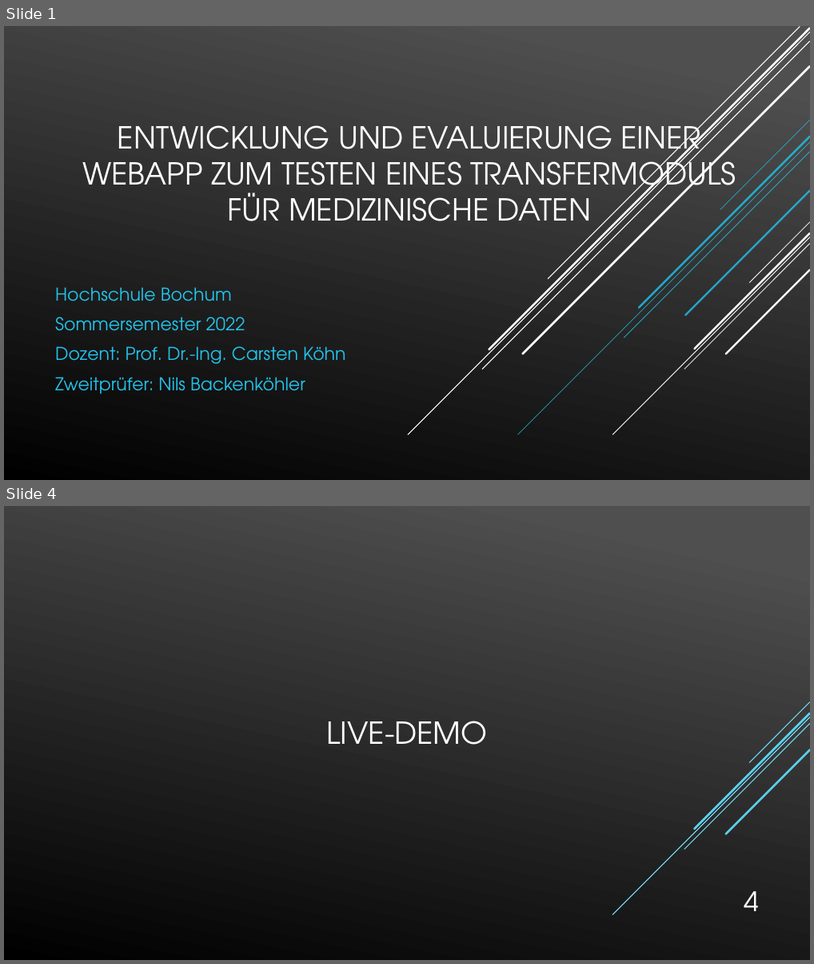
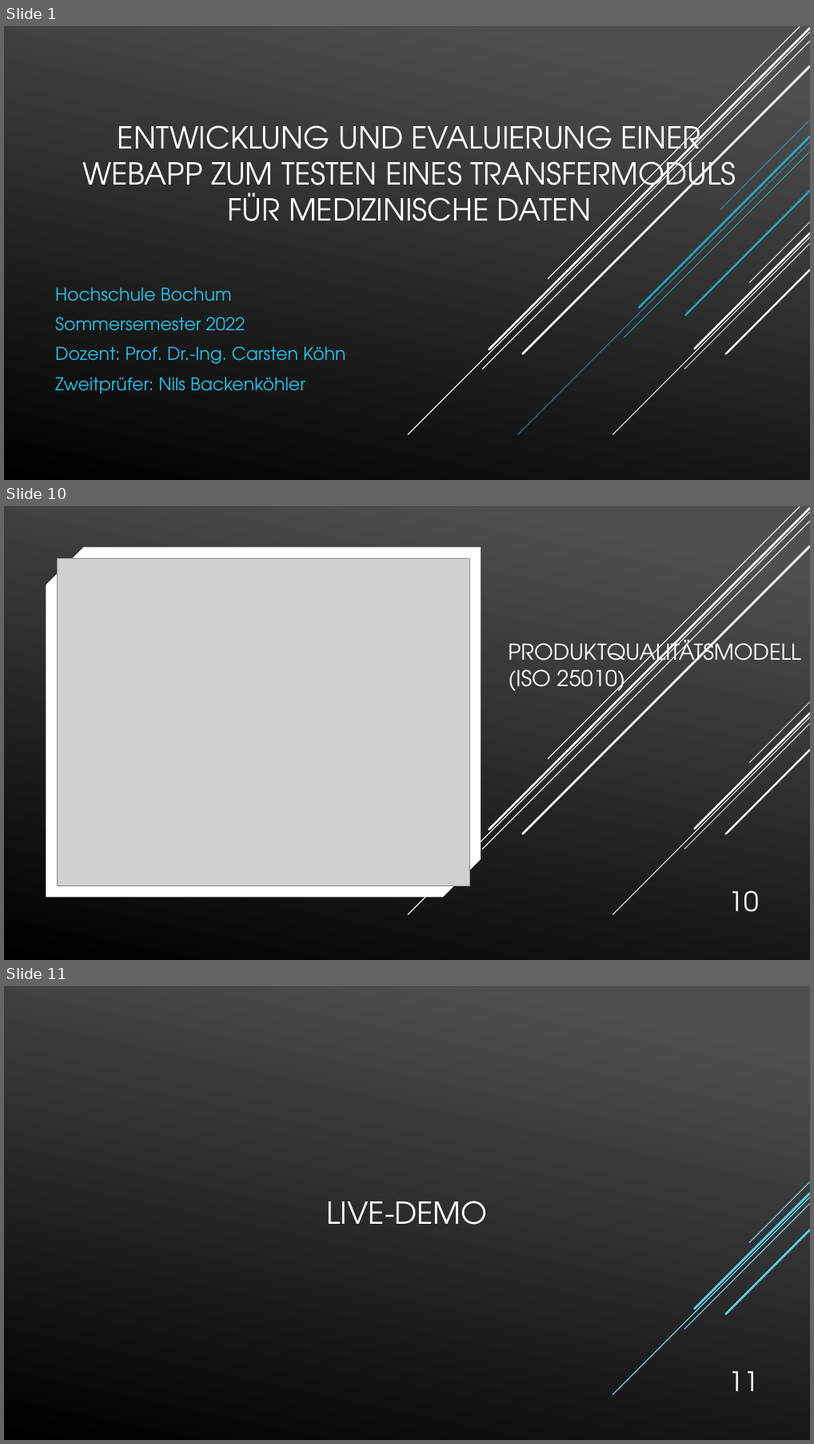
Before and after one commit to Tura92/Bachelorarbeit, a slide deck: Kolloquium Präsentation.pptx. Shown one above the other, each under a label of ours: slides 1 and 4 before the commit, slides 1, 10 and 11 after it; the slides between them are not shown. The pictures are 814x964 and 814x1444 pixels, drawn with LibreOffice and Linux fonts; fonts in the diff are those of the drawing; grey boxes stand for pictures. Boxes give left, top, right and bottom in pixels: in the first picture for what was removed or moved away, otherwise in the second. Text is boxed around its words. In the diff, an @@ line names an element or a change of style, - is before the commit and + after.

```diff
--- a/Kolloquium Präsentation.pptx
+++ b/Kolloquium Präsentation.pptx
@@ slide 10 added at box(4, 506, 810, 960), background gradient #4F4F4F to #000000 @@
@@ line added from (810, 512) to (408, 914), #FFFFFF 1 pt @@
@@ line added from (810, 521) to (482, 849), #FFFFFF 1 pt @@
@@ line added from (810, 508) to (489, 829), #FFFFFF 2.5 pt @@
@@ line added from (800, 507) to (549, 759), #FFFFFF 1 pt @@
@@ snip diag rect added at box(46, 547, 481, 896), fill #FFFFFF @@
@@ line added from (810, 547) to (523, 834), #FFFFFF 2.5 pt @@
@@ picture added at box(57, 558, 470, 886) @@
@@ title added at box(508, 636, 802, 696), 26 pt, text #FFFFFF @@
+PRODUKTQUALITÄTSMODELL (ISO 25010)
@@ group added at box(613, 702, 810, 914): 5 lines @@
@@ page number added at box(729, 890, 758, 912), 32 pt, text #FFFFFF @@
+10
@@ what was slide 4 is now slide 11 @@
@@ page number at box(729, 1371, 758, 1391): text changed @@
-4
+11
```
Also in this commit, not shown: 1 slide changed, 8 other slides added, 1 slide removed.
